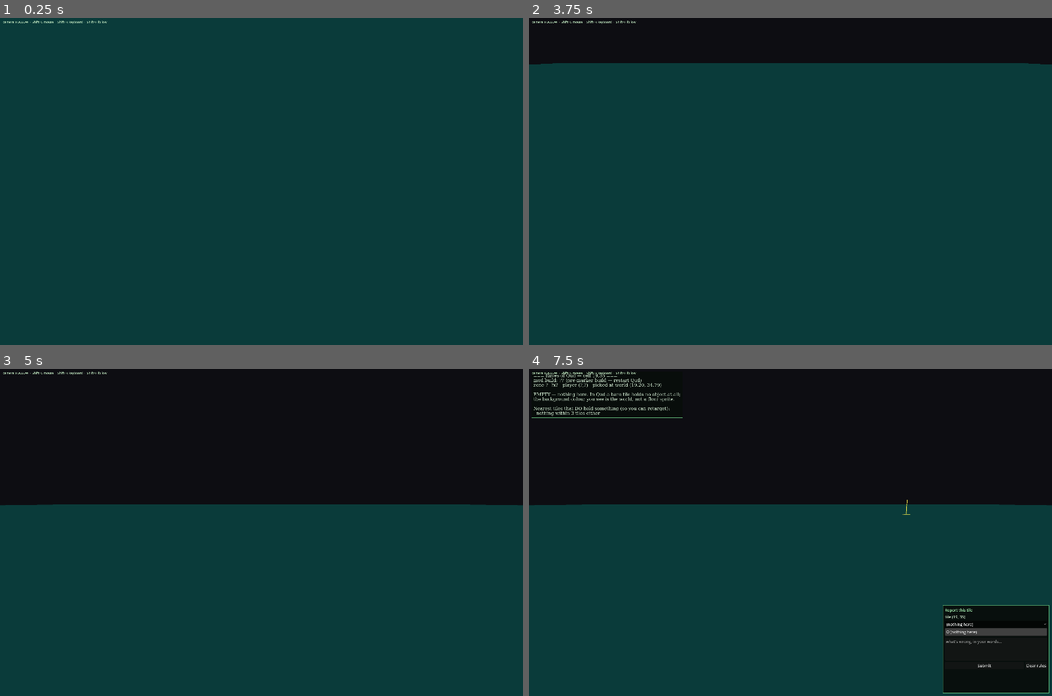
Above: before the commit, frames 1-4 (two rows, left to right).
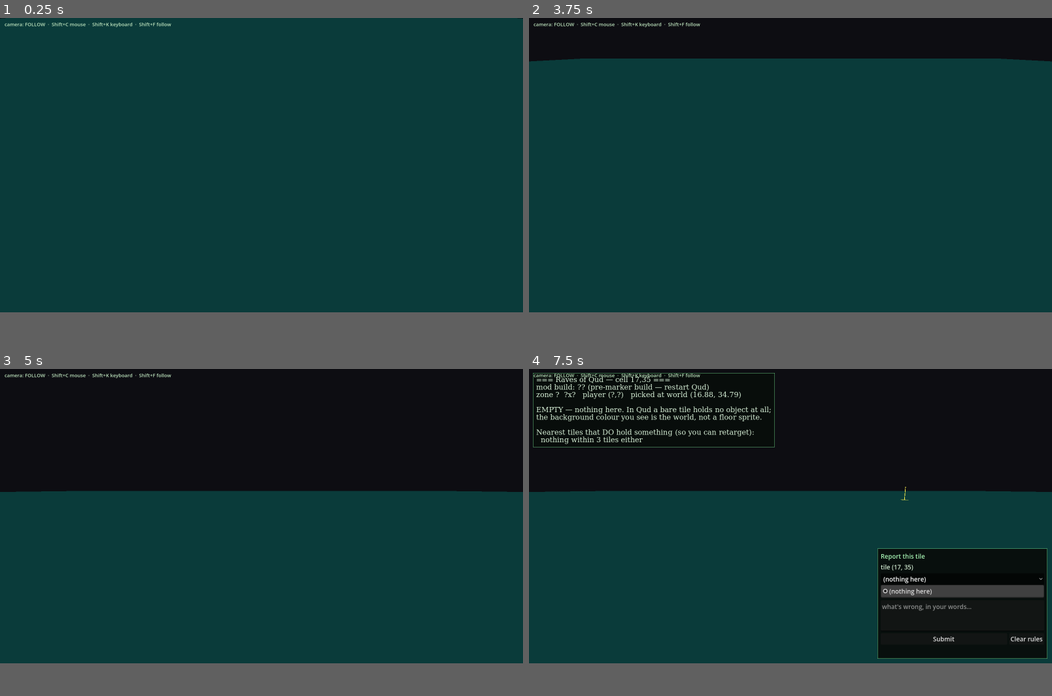
Above: after the commit, the same moments.

Repository: DazzlingDukeOfLazers/raves-of-qud
Game: Godot game, scene res://Main.tscn
The game is run twice, just before and just after one commit, with the same random seed, the same clock (stepped at 60 frames per second) and the same inputs.
Inputs (mouse positions are in pixels of both pictures, inside the frame that each line leads up to):
- Up to frame 1 (0.25 s): no input
- Up to frame 2 (3.75 s): tap Enter at 0.5, 2, 3.5 s; move the mouse to (905, 165) at 0.52 s; hold Right 0.53-1.25 s; hold Shift 0.53-1.25 s; click (905, 165) at 0.67 s; tap Space at 0.77, 1.25, 2.75 s; drag from (685, 197) to (764, 246) at 1.27 s; move the mouse to (842, 109) at 2.02 s; hold Right 2.03-2.75 s; hold E 2.03-2.75 s; drag from (764, 246) to (633, 132) at 2.77 s; move the mouse to (947, 230) at 3.52 s; hold Left from 3.53 s (still down); hold F from 3.53 s (still down)
- Up to frame 3 (5 s): tap Space at 3.77 s; release Left at 4.25 s; release F at 4.25 s; drag from (104, 483) to (183, 450) at 4.27 s
- Up to frame 4 (7.5 s): tap Space at 5, 6.77 s; move the mouse to (816, 532) at 5.02 s; hold Down 5.03-5.75 s; tap C at 5.1 s; click (816, 532) at 5.17 s; drag from (712, 450) to (685, 548) at 5.77 s; move the mouse to (905, 516) at 6.52 s; hold Up 6.53-7.25 s; tap I at 6.6 s; click "(nothing here)" at 7.25 s
The window is 800x500 before the commit and 800x450 after it. Grey fills any space a smaller window leaves; there, only what the larger window draws over its background counts as a difference.

The runs differ from the first frame. In frame 1, 0.3% of the frame differs, in the area x 0-100%, y 0-3%; in frame 2, 1.6%; in frame 3, 4.3%; in frame 4, 18%, in the area x 0-100%, y 0-100%.

Commit message:
Responsive report form; HiDPI window instead of a 3840 viewport
Form: the panel was a fixed 520x430 box anchored bottom-right. Once the
subject picker, Clear button and 19px fonts pushed the content past
430px, it overflowed off the bottom of the panel -- and the Submit
button went with it. The panel now pins its bottom-right corner and
grows UP/LEFT to fit its content (fixed width, auto height), so the
button is always on screen. Notes box height is capped so it can't shove
the button off either.

Display: I set no resolution in code (confirmed -- the only match was a
comment). project.godot had a 3840x2160 viewport, larger than the
physical display, so the OS clamped the window down -- that's the
"jumping". Cranking the viewport is also the wrong lever for aliased
text: on a Retina Mac the real fix is allow_hidpi=true, which renders at
native pixel density instead of letting macOS upscale a logical buffer.
Set a sane resizable 1600x900 logical window with hidpi on; combined with
the linear canvas filter set earlier, UI text should be crisp.

Co-Authored-By: Claude Opus 4.8 <noreply@anthropic.com>

Diff:
--- a/godot/TileReport.gd
+++ b/godot/TileReport.gd
@@ -53,7 +53,6 @@
 
 const FONT := 19          # matches the inspector's readable default
 const PANEL_W := 520
-const PANEL_H := 430
 
 var _font := FONT
 var _title: Label
@@ -242,11 +241,19 @@
 	add_child(layer)
 
 	_panel = PanelContainer.new()
-	_panel.set_anchors_preset(Control.PRESET_BOTTOM_RIGHT)
-	_panel.offset_left = -(PANEL_W + 14)
-	_panel.offset_top = -(PANEL_H + 14)
+	# Pin the BOTTOM-RIGHT corner and grow up/left to fit the content. The panel
+	# used to be a fixed 520x430 box, so when the fonts and the extra controls made
+	# the content taller than 430 it overflowed off the bottom — taking the Submit
+	# button with it. Auto-height from a pinned bottom keeps the button on screen.
+	_panel.anchor_left = 1.0
+	_panel.anchor_top = 1.0
+	_panel.anchor_right = 1.0
+	_panel.anchor_bottom = 1.0
 	_panel.offset_right = -14
 	_panel.offset_bottom = -14
+	_panel.grow_horizontal = Control.GROW_DIRECTION_BEGIN
+	_panel.grow_vertical = Control.GROW_DIRECTION_BEGIN
+	_panel.custom_minimum_size = Vector2(PANEL_W, 0)   # fixed width, height from content
 	_panel.visible = false
 	var style := StyleBoxFlat.new()
 	style.bg_color = Color(0.03, 0.05, 0.04, 0.94)
@@ -323,7 +330,7 @@
 	_notes.add_theme_font_size_override("font_size", _font)
 	_send.add_theme_font_size_override("font_size", _font)
 	_clear.add_theme_font_size_override("font_size", _font)
-	_notes.custom_minimum_size = Vector2(0, _font * 6)
+	_notes.custom_minimum_size = Vector2(0, mini(_font * 5, 130))
 
 func hide_panel() -> void:
 	_panel.visible = false
--- a/godot/project.godot
+++ b/godot/project.godot
@@ -20,5 +20,11 @@
 
 [display]
 
-window/size/viewport_width=3840
-window/size/viewport_height=2160
+; A logical 1600x900 window rendered at NATIVE pixel density (allow_hidpi) is the
+; real fix for the "aliased text": on a Retina Mac, hidpi=false renders at logical
+; resolution and lets macOS upscale -> blur. hidpi=true draws at physical pixels ->
+; crisp, without a 3840-wide window the OS then clamps and appears to "jump".
+window/size/viewport_width=1600
+window/size/viewport_height=900
+window/size/resizable=true
+window/dpi/allow_hidpi=true
